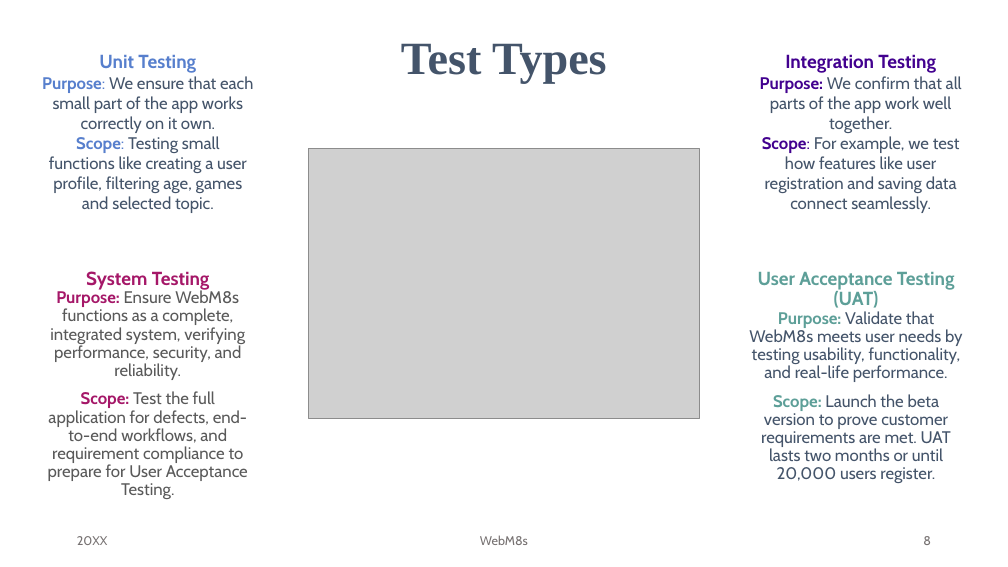
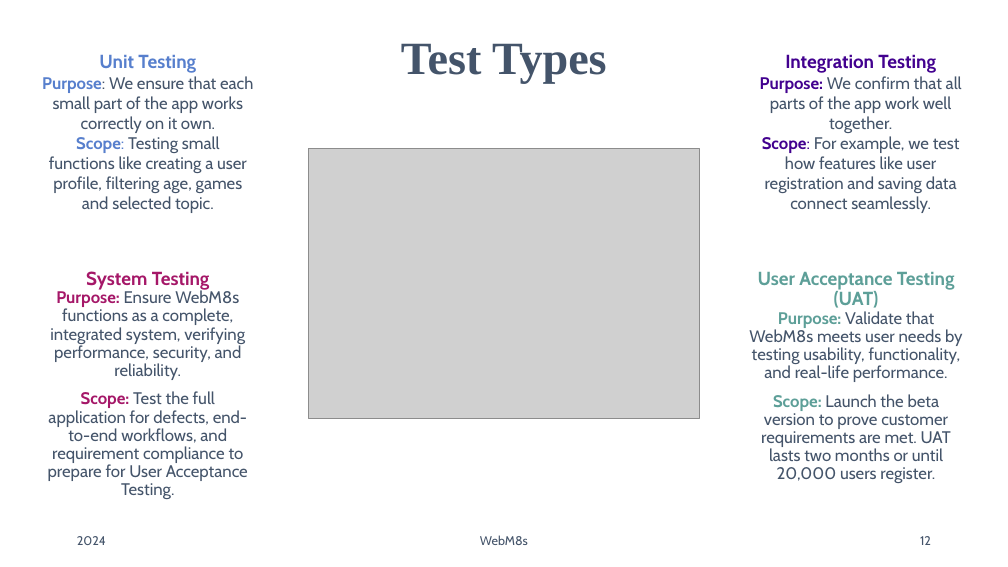
Before and after one commit to jankotanime/projekt-WZI, a slide deck: slide 12 of WebM8s.pptx (slide 8 before the commit). Drawn at 1008x567 pixels with LibreOffice and Linux fonts; fonts in the diff are those of the drawing; grey boxes stand for pictures. Boxes give left, top, right and bottom in pixels: in the first picture for what was removed or moved away, otherwise in the second. Text is boxed around its words. In the diff, an @@ line names an element or a change of style, - is before the commit and + after.

```diff
--- a/WebM8s.pptx
+++ b/WebM8s.pptx
@@ text "System Testing Purpose: Ensure WebM8s ..." at box(48, 271, 248, 499): text colour #595959 to #44546A in "Ensure WebM8s functions as a complete, integrated ...", "Test the full application for defects, end-to-end ..." @@
@@ text at box(77, 536, 106, 545): text changed; text colour #767171 to #44546A @@
-20XX
+2024
@@ text "WebM8s" at box(480, 535, 528, 545): text colour #767171 to #44546A @@
@@ page number at box(920, 536, 931, 545): text changed; text colour #767171 to #44546A @@
-8
+12
```
Also in this commit, not shown: 10 other slides changed, 6 slides added, 2 other files.
